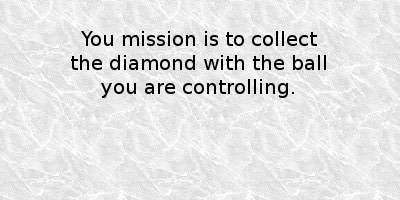
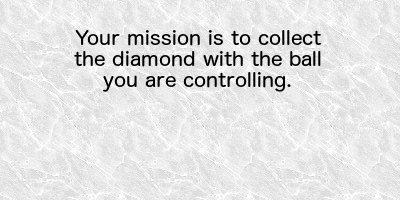
The second 400 × 200 image is a revision of the first. Changes to its layers:
renamed "You mission is to collect the ..." to "Your mission is to collect the...", painted on it over bbox(71, 30, 326, 98)
